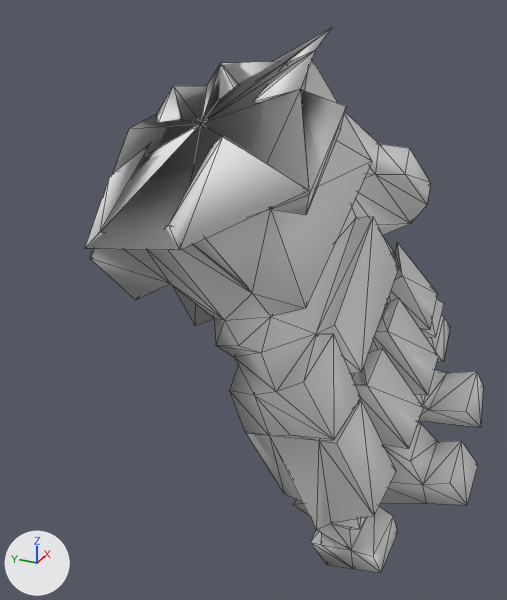
Before and after pictures for a commit that changed the OBJ model src/main/resources/assets/kn8/meshes/kaiju_no9_no14/hand_right.obj.
Before and after are seen from a camera (50 mm lens) standing at (0.2119, -0.3457, 1.0559) and looking at (0.5219, -0.2062, 0.9009). Every picture has the same lights, and +X, +Y and +Z are marked at lower left. The older version comes first. Mesh edges are drawn as thin lines. Where no turn or scale is listed for an object, it has been applied to the vertices. Vertices at exactly the same position are counted once.

In view in the first picture: 'hand_right'.
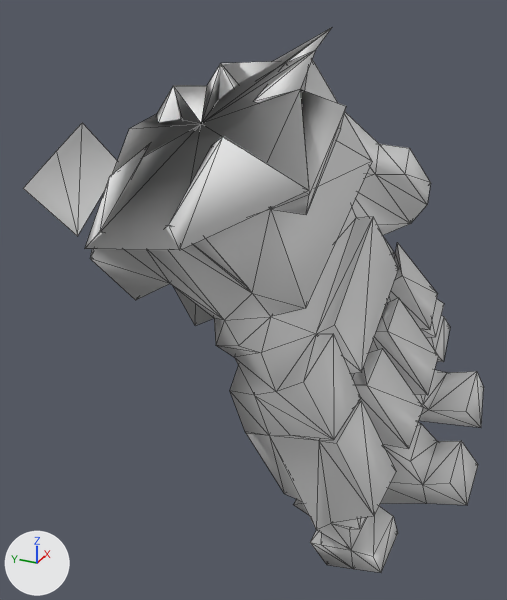
What differs and where, as boxes (x1, y1, x2, y2) in the pictures (507 x 600 px):
'hand_right', reshaped (16% wider): before (85, 27, 484, 573); after (23, 27, 484, 573)
part 1 of me_hand_right, built on: before (101, 66, 220, 231); after (23, 66, 220, 236)

What changed in the scene script:
```text
Change me_hand_right:
    used by ob_hand_right; location = (0.0, 0.0, 0.0)
    remove me_hand_right.from_pydata(...)  # 303 vertices, 616 faces; spans x 0.41..0.649, y -0.329..-0.154, z 0.756..1.037
    add me_hand_right.from_pydata(...)  # 308 vertices, 619 faces; spans x 0.41..0.649, y -0.329..-0.126, z 0.756..1.037
    me_hand_right part 1
    3 faces are deleted
    5 vertices are added at (0.473, -0.127, 0.983), (0.468, -0.139, 0.944), (0.449, -0.126, 0.971), (0.493, -0.128, 0.993), (0.507, -0.139, 0.97)
    6 new faces join them
```
